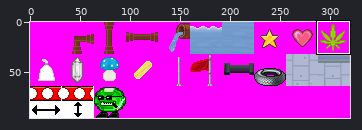
One commit to this sprite sheet: H3RO_2.0/graphics/tileset3B.png. Above: a wide view before the commit, with the close-up outlined.
Close-up. The starting point:
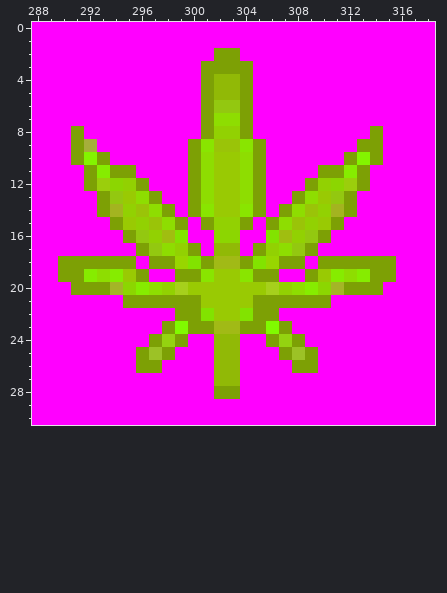
The file is 320x96 pixels. Colours within 5 levels of each other are drawn and written as one. Shown: x 288..318, y 0..30. The commit also changed other parts of the picture, which this record leaves out.
New version:
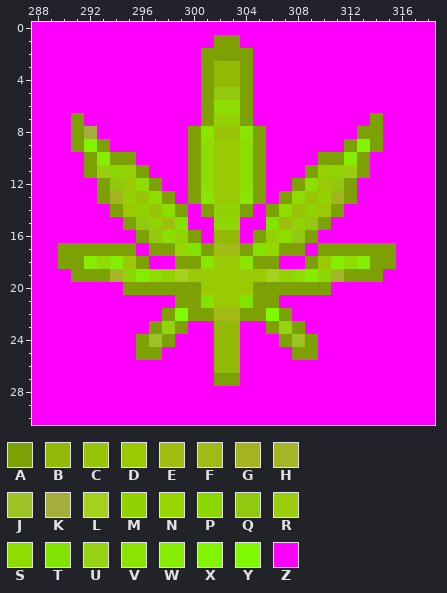
Palette (. is transparent): A #7da005  B #91b906  C #9ac408  D #99ca03  E #a0be10  F #a1ba16  G #a3b420  H #a4b527  J #9cc226  K #a6ae3b  L #a6d01c  M #92d102  N #98d600  P #8cd601  Q #93c810  R #9bce0c  S #8edd01  T #82e300  U #94d310  V #89e500  W #86ec00  X #83f400  Y #80fa00  Z #ff00ff
Edits made:
@@ x 288..318 @@
  0 ZZZZZZZZZZZZZZZZZZZZZZZZZZZZZZZ
- 1 ZZZZZZZZZZZZZZZZZZZZZZZZZZZZZZZ
- 2 ZZZZZZZZZZZZZZAAZZZZZZZZZZZZZZZ
- 3 ZZZZZZZZZZZZZAAAAZZZZZZZZZZZZZZ
+ 1 ZZZZZZZZZZZZZZAAZZZZZZZZZZZZZZZ
+ 2 ZZZZZZZZZZZZZAAAAZZZZZZZZZZZZZZ
+ 3 ZZZZZZZZZZZZZABBAZZZZZZZZZZZZZZ
  4 ZZZZZZZZZZZZZABBAZZZZZZZZZZZZZZ
- 5 ZZZZZZZZZZZZZABBAZZZZZZZZZZZZZZ
- 6 ZZZZZZZZZZZZZAQQAZZZZZZZZZZZZZZ
- 7 ZZZZZZZZZZZZZASSAZZZZZZZZZZZZZZ
- 8 ZZZAZZZZZZZZZAMMAZZZZZZZZZAZZZZ
- 9 ZZZAKZZZZZZZAVCCVAZZZZZZZAAZZZZ
-10 ZZZAXAZZZZZZASDDSAZZZZZZAXAZZZZ
-11 ZZZZAWAAZZZZASDDSAZZZZAAWAZZZZZ
-12 ZZZZARPMAZZZASDDSAZZZAMPRAZZZZZ
-13 ZZZZZAQDSAZZASDDSAZZASDQAZZZZZZ
-14 ZZZZZAGMCSAZAVDDVAZASCMGAZZZZZZ
-15 ZZZZZZADMCSAZAMMAZASCMDAZZZZZZZ
-16 ZZZZZZZAQMETZZPPZZTEMQAZZZZZZZZ
-17 ZZZZZZZZAQSMAZBBZAMSQAZZZZZZZZZ
-18 ZZAAAAAAZAANTAFFATNAAZAAAAAAZZZ
-19 ZZAAWSWDAZZAAVDDVAAZZADWSWAAZZZ
-20 ZZZAAAHPWSMLDDDDDDLMSWPHAAAZZZZ
-21 ZZZZZZZAAAAAADDDDAAAAAAZZZZZZZZ
-22 ZZZZZZZZZZZAATDDTAAZZZZZZZZZZZZ
-23 ZZZZZZZZZZAYAAFFAAYAZZZZZZZZZZZ
-24 ZZZZZZZZZAUAZZBBZZAUAZZZZZZZZZZ
-25 ZZZZZZZZAJAZZZBBZZZAJAZZZZZZZZZ
-26 ZZZZZZZZAAZZZZBBZZZZAAZZZZZZZZZ
-27 ZZZZZZZZZZZZZZBBZZZZZZZZZZZZZZZ
-28 ZZZZZZZZZZZZZZAAZZZZZZZZZZZZZZZ
+ 5 ZZZZZZZZZZZZZAQQAZZZZZZZZZZZZZZ
+ 6 ZZZZZZZZZZZZZASSAZZZZZZZZZZZZZZ
+ 7 ZZZAZZZZZZZZZAMMAZZZZZZZZZAZZZZ
+ 8 ZZZAKZZZZZZZAVCCVAZZZZZZZAAZZZZ
+ 9 ZZZAXAZZZZZZASDDSAZZZZZZAXAZZZZ
+10 ZZZZAWAAZZZZASDDSAZZZZAAWAZZZZZ
+11 ZZZZARPMAZZZASDDSAZZZAMPRAZZZZZ
+12 ZZZZZAQDSAZZASDDSAZZASDQAZZZZZZ
+13 ZZZZZAGMCSAZAVDDVAZASCMGAZZZZZZ
+14 ZZZZZZADMCSAZAMMAZASCMDAZZZZZZZ
+15 ZZZZZZZAQMETZZPPZZTEMQAZZZZZZZZ
+16 ZZZZZZZZAQSMAZBBZAMSQAZZZZZZZZZ
+17 ZZAAAAAAZAANTAFFATNAAZAAAAAAZZZ
+18 ZZAAWSWDAZZAAVDDVAAZZADWSWAAZZZ
+19 ZZZAAAHPWSMLDDDDDDLMSWPHAAAZZZZ
+20 ZZZZZZZAAAAAADDDDAAAAAAZZZZZZZZ
+21 ZZZZZZZZZZZAATDDTAAZZZZZZZZZZZZ
+22 ZZZZZZZZZZAYAAFFAAYAZZZZZZZZZZZ
+23 ZZZZZZZZZAUAZZBBZZAUAZZZZZZZZZZ
+24 ZZZZZZZZAJAZZZBBZZZAJAZZZZZZZZZ
+25 ZZZZZZZZAAZZZZBBZZZZAAZZZZZZZZZ
+26 ZZZZZZZZZZZZZZBBZZZZZZZZZZZZZZZ
+27 ZZZZZZZZZZZZZZAAZZZZZZZZZZZZZZZ
+28 ZZZZZZZZZZZZZZZZZZZZZZZZZZZZZZZ
 29 ZZZZZZZZZZZZZZZZZZZZZZZZZZZZZZZ
Where, in picture pixels (left, top, right, bottom), the same in both close-ups:
changed: (58, 35, 396, 399)
